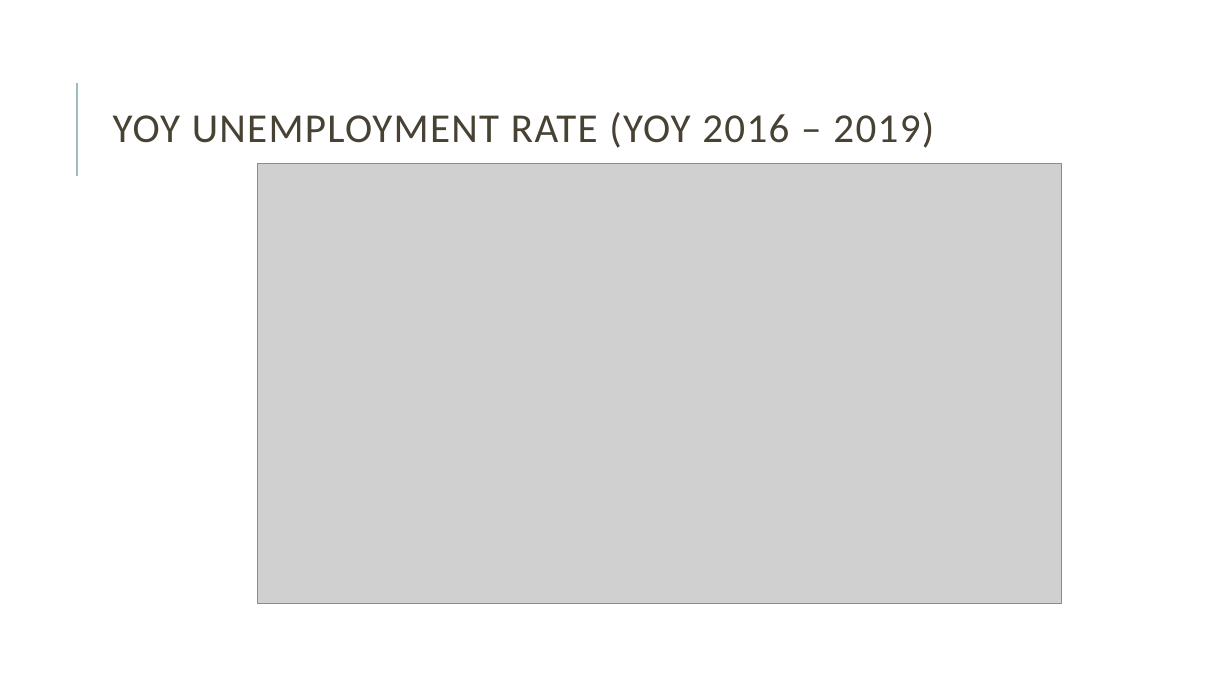
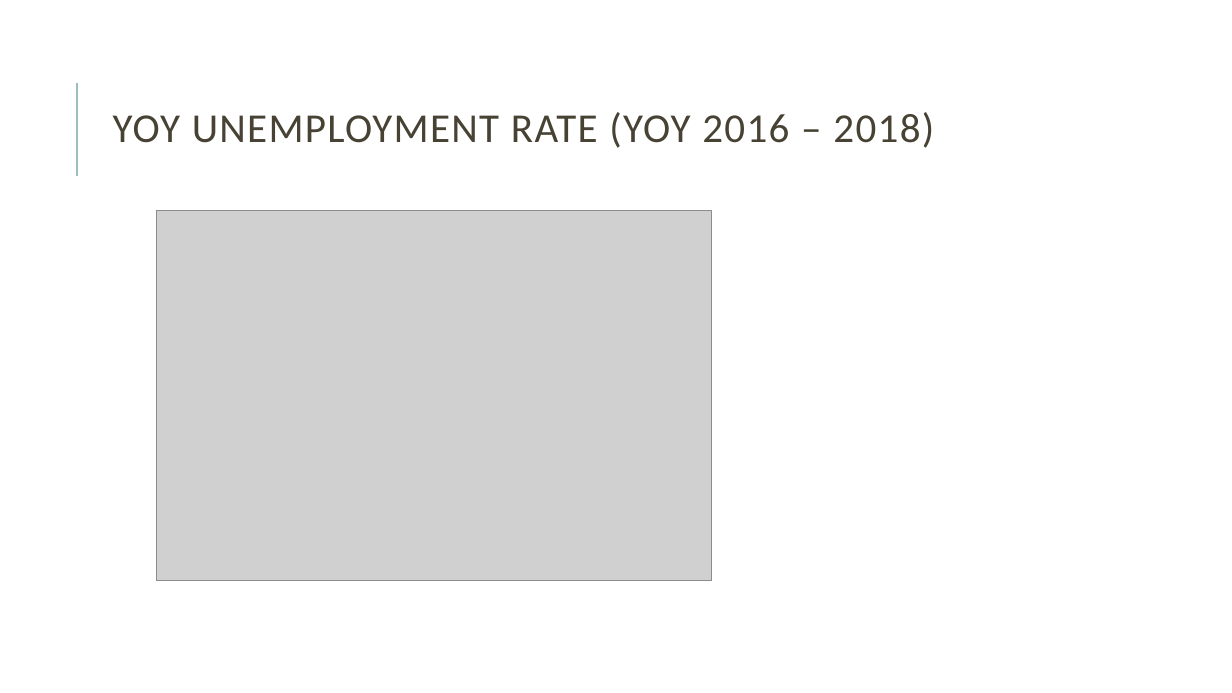
Before and after one commit to rks7255/RUTGProject1, a slide deck: slide 7 of Reena/Presentation Final Draft.pptx (slide 6 before the commit). Drawn at 1232x693 pixels with LibreOffice and Linux fonts; fonts in the diff are those of the drawing; grey boxes stand for pictures. Boxes give left, top, right and bottom in pixels: in the first picture for what was removed or moved away, otherwise in the second. Text is boxed around its words. In the diff, an @@ line names an element or a change of style, - is before the commit and + after.

```diff
--- a/Reena/Presentation Final Draft.pptx
+++ b/Reena/Presentation Final Draft.pptx
@@ title at bbox=[113, 112, 934, 148]: text changed @@
-YOY UNEMPLOYMENT RATE (YOY 2016 – 2019)
+YOY UNEMPLOYMENT RATE (YOY 2016 – 2018)
@@ picture removed at bbox=[258, 164, 1062, 604] @@
@@ picture added at bbox=[157, 211, 712, 580] @@
```
Also in this commit, not shown: 4 other slides changed, 5 slides added, 1 slide removed.
